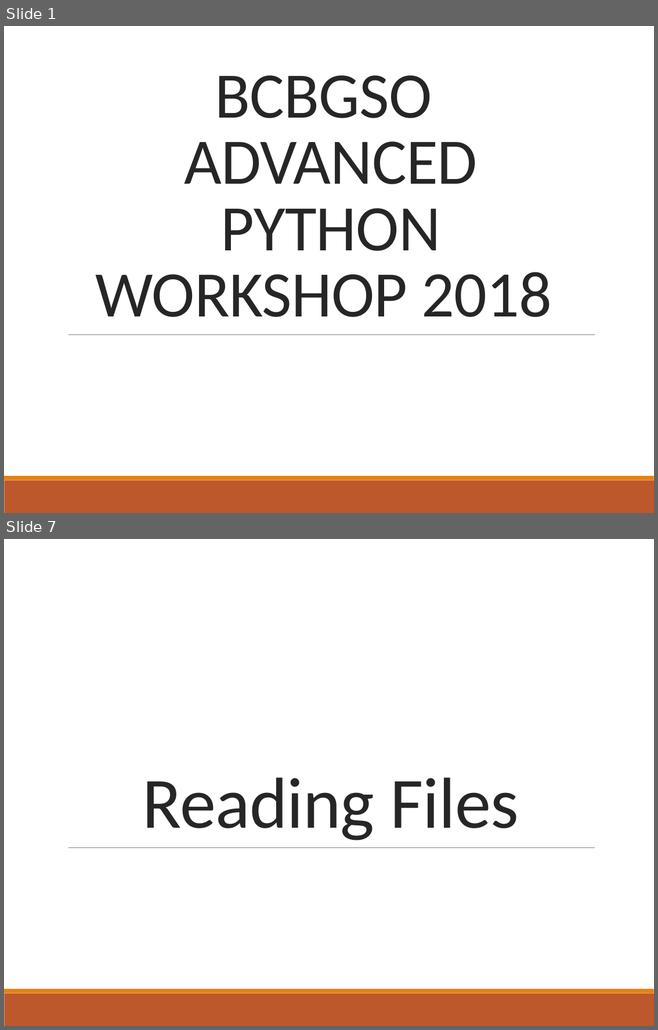
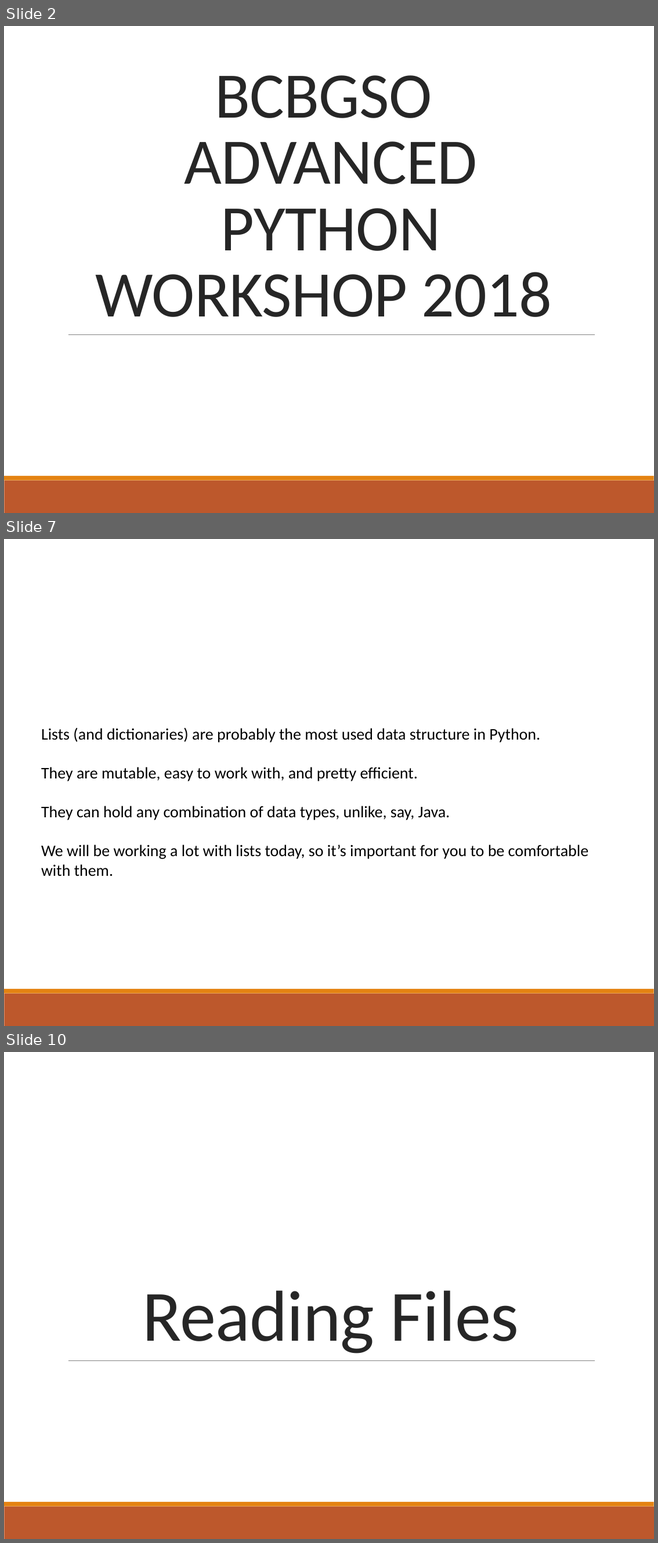
Before and after one commit to pommevilla/bcb.advanced.python.2018, a slide deck: 2018_Advanced_Python.pptx. Shown one above the other, each under a label of ours: slides 1 and 7 before the commit, slides 2, 7 and 10 after it; the slides between them are not shown. The pictures are 658x1030 and 658x1543 pixels, drawn with LibreOffice and Linux fonts; fonts in the diff are those of the drawing. Boxes give left, top, right and bottom in pixels: in the first picture for what was removed or moved away, otherwise in the second. Text is boxed around its words. In the diff, an @@ line names an element or a change of style, - is before the commit and + after.

```diff
--- a/2018_Advanced_Python.pptx
+++ b/2018_Advanced_Python.pptx
@@ slide 7 added at <box>4,539,654,1026</box>, background #FFFFFF; not listed: 2 template elements that a slide beside it also shows @@
@@ text added at <box>41,727,588,877</box>, 18 pt, text #000000 @@
+Lists (and dictionaries) are probably the most used data structure in Python.
+They are mutable, easy to work with, and pretty efficient.
+They can hold any combination of data types, unlike, say, Java.
+We will be working a lot with lists today, so it’s important for you to be comfortable with them.
@@ what was slide 1 is now slide 2 @@
@@ what was slide 7 is now slide 10 @@
```
Also in this commit, not shown: 4 slides changed, 6 other slides added, 5 slides removed, 9 other files.
